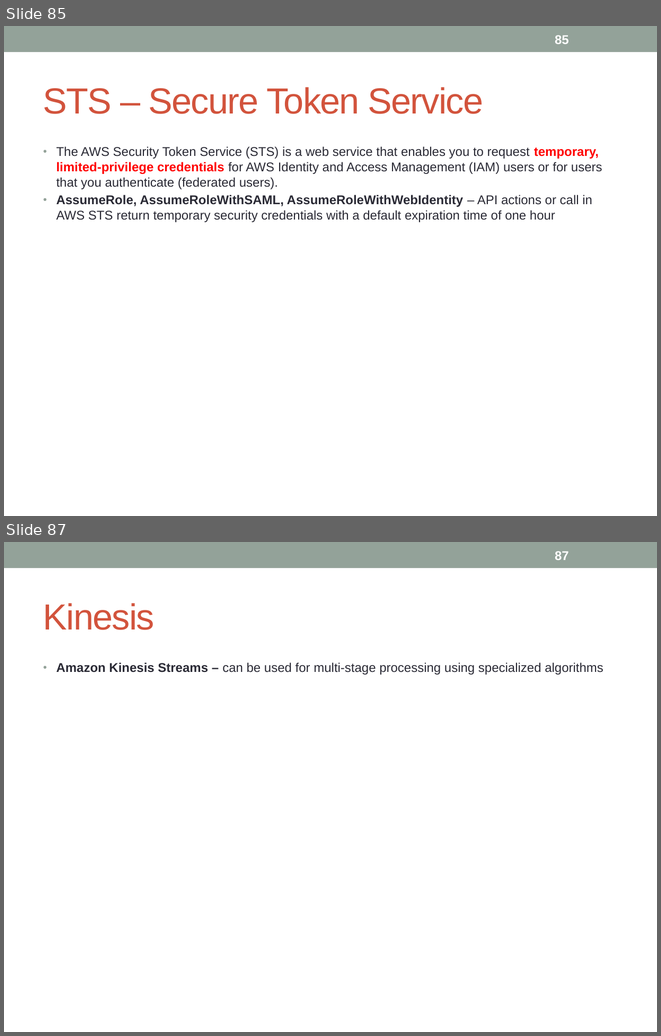
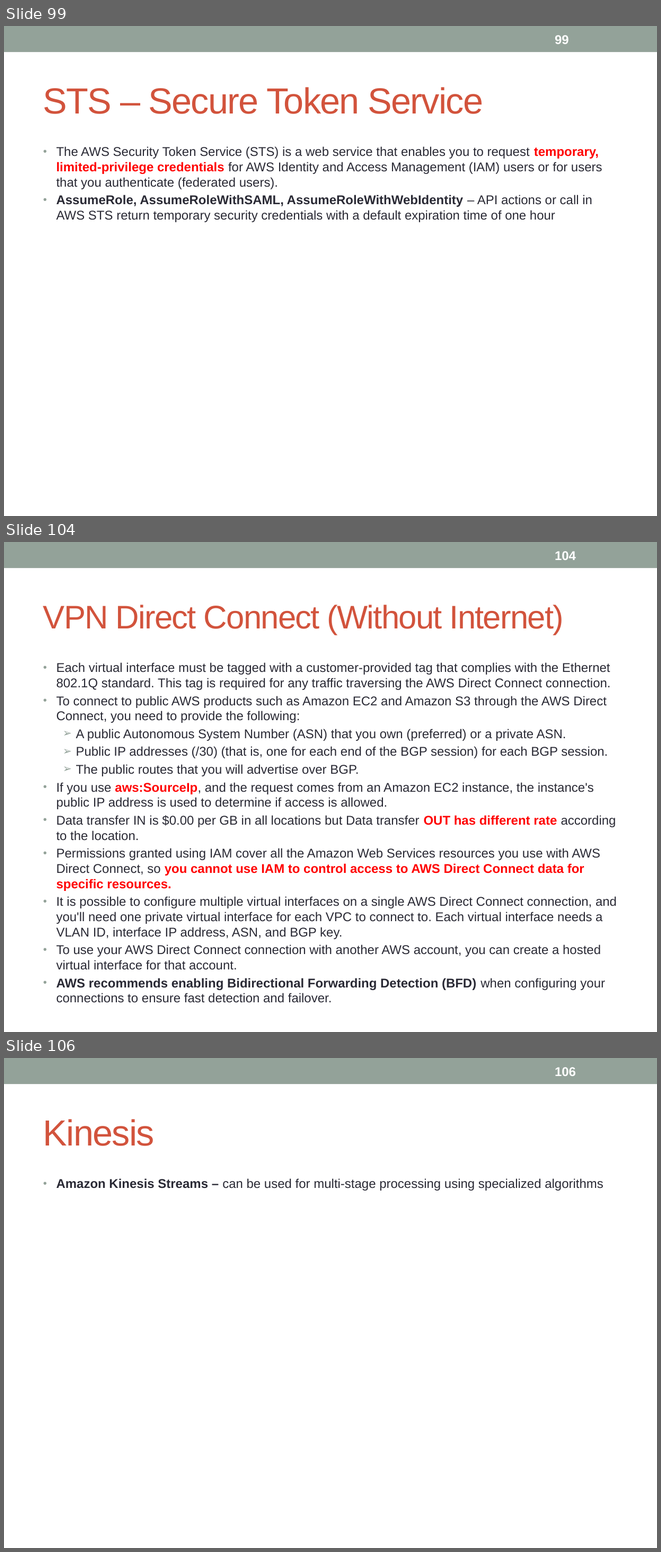
Before and after one commit to notionquest/ProjectDocumentation, a slide deck: AWS_Solution_Architect.pptx. Shown one above the other, each under a label of ours: slides 85 and 87 before the commit, slides 99, 104 and 106 after it; the slides between them are not shown. The pictures are 661x1036 and 661x1552 pixels, drawn with LibreOffice and Linux fonts; fonts in the diff are those of the drawing. Boxes give left, top, right and bottom in pixels: in the first picture for what was removed or moved away, otherwise in the second. Text is boxed around its words. In the diff, an @@ line names an element or a change of style, - is before the commit and + after.

Commit message:
direct connect

```diff
--- a/AWS_Solution_Architect.pptx
+++ b/AWS_Solution_Architect.pptx
@@ slide 104 added at <box>4,542,657,1032</box>, background #FFFFFF; not listed: 1 template element that a slide beside it also shows @@
@@ page number added at <box>555,551,576,560</box>, 14 pt, text #FFFFFF, bold @@
+104
@@ title added at <box>43,605,564,635</box>, 36 pt, text #D2533C @@
+VPN Direct Connect (Without Internet)
@@ text added at <box>56,662,617,1003</box>, 14 pt, text #292934 @@
+• Each virtual interface must be tagged with a customer-provided tag that complies with the Ethernet 802.1Q standard. This tag is required for any traffic traversing the AWS Direct Connect connection.
+• To connect to public AWS products such as Amazon EC2 and Amazon S3 through the AWS Direct Connect, you need to provide the following:
+  ➢ A public Autonomous System Number (ASN) that you own (preferred) or a private ASN.
+  ➢ Public IP addresses (/30) (that is, one for each end of the BGP session) for each BGP session.
+  ➢ The public routes that you will advertise over BGP.
+• If you use aws:SourceIp, and the request comes from an Amazon EC2 instance, the instance's public IP address is used to determine if access is allowed.
+• Data transfer IN is $0.00 per GB in all locations but Data transfer OUT has different rate according to the location.
+• Permissions granted using IAM cover all the Amazon Web Services resources you use with AWS Direct Connect, so you cannot use IAM to control access to AWS Direct Connect data for specific resources.
+• It is possible to configure multiple virtual interfaces on a single AWS Direct Connect connection, and you'll need one private virtual interface for each VPC to connect to. Each virtual interface needs a VLAN ID, interface IP address, ASN, and BGP key.
+• To use your AWS Direct Connect connection with another AWS account, you can create a hosted virtual interface for that account.
+• AWS recommends enabling Bidirectional Forwarding Detection (BFD) when configuring your connections to ensure fast detection and failover.
@@ what was slide 85 is now slide 99 @@
@@ page number at <box>555,35,569,44</box>: text changed @@
-85
+99
@@ what was slide 87 is now slide 106 @@
@@ page number at <box>555,1067,576,1076</box>: text changed @@
-87
+106
```
Also in this commit, not shown: 19 slides changed, 18 other slides added.
